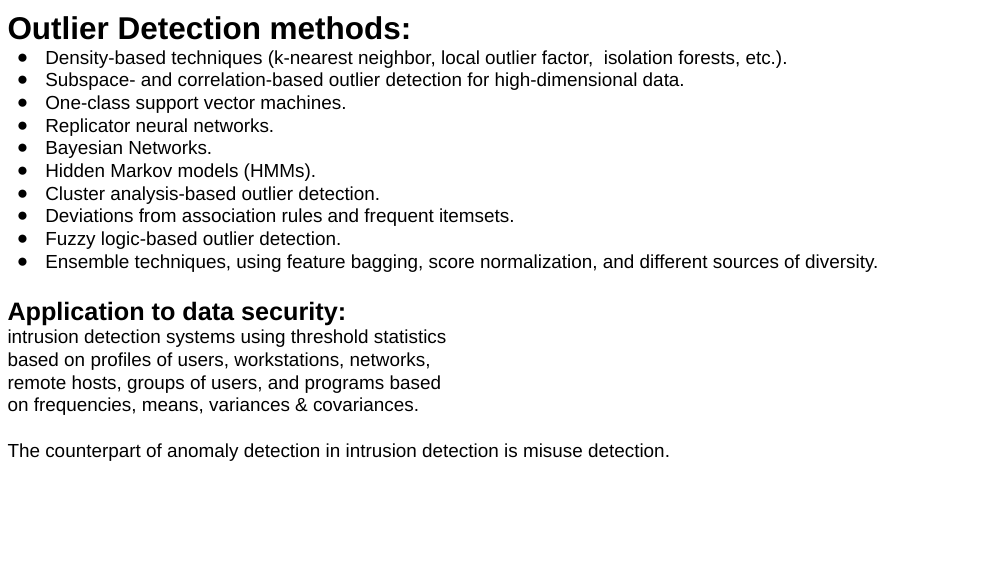
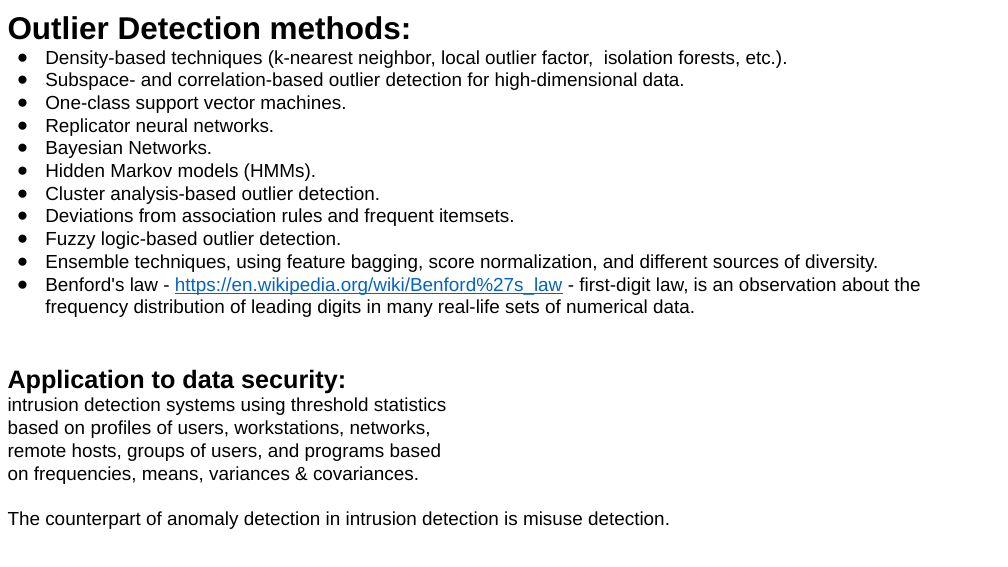
Before and after one commit to lselector/ml_ai_doc, a slide deck: slide 2 of Anomaly_Fraud_Detection.pptx. Drawn at 1008x567 pixels with LibreOffice and Linux fonts; fonts in the diff are those of the drawing. Boxes give left, top, right and bottom in pixels: in the first picture for what was removed or moved away, otherwise in the second. Text is boxed around its words. In the diff, an @@ line names an element or a change of style, - is before the commit and + after.

```diff
--- a/Anomaly_Fraud_Detection.pptx
+++ b/Anomaly_Fraud_Detection.pptx
@@ text at bbox=[45, 277, 920, 317]: paragraph added @@
+● Benford's law - https://en.wikipedia.org/wiki/Benford%27s_law - first-digit law, is an observation about the frequency distribution of leading digits in many real-life sets of numerical data.
```
Also in this commit, not shown: 2 other slides changed, 1 other file.
